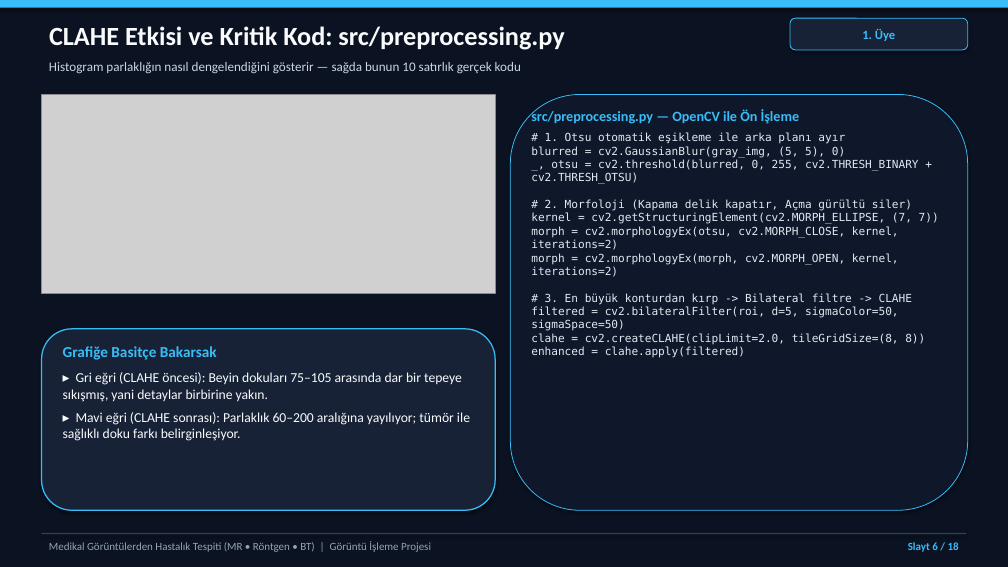
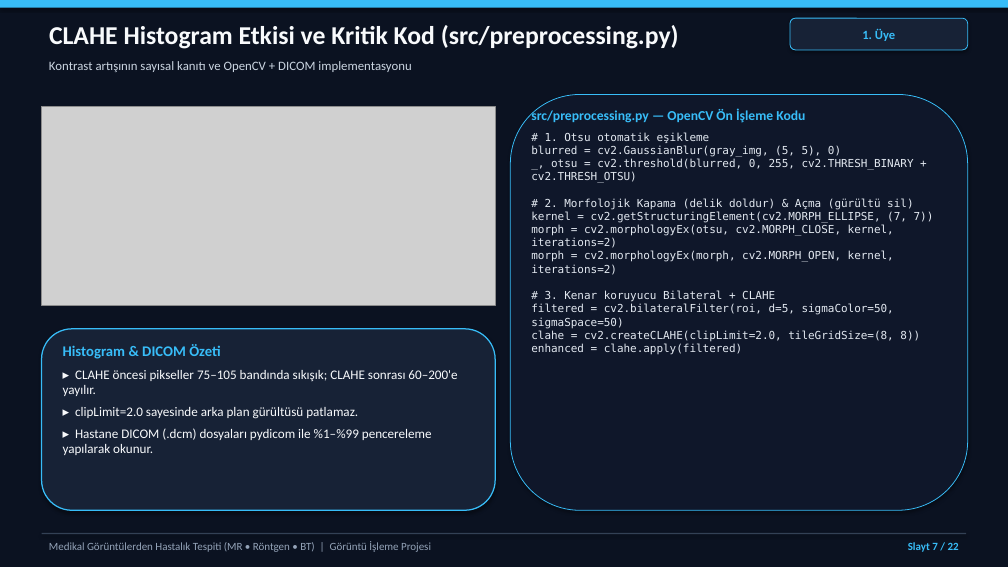
Before and after one commit to berkay01akin/medeical_disase_dedect, a slide deck: slide 7 of docs/Sunum_Medikal_Goruntu_Tespiti.pptx (slide 6 before the commit). Drawn at 1008x567 pixels with LibreOffice and Linux fonts; fonts in the diff are those of the drawing; grey boxes stand for pictures. Boxes give left, top, right and bottom in pixels: in the first picture for what was removed or moved away, otherwise in the second. Text is boxed around its words. In the diff, an @@ line names an element or a change of style, - is before the commit and + after.

```diff
--- a/docs/Sunum_Medikal_Goruntu_Tespiti.pptx
+++ b/docs/Sunum_Medikal_Goruntu_Tespiti.pptx
@@ text at bbox=[49, 25, 679, 49]: text changed; size 25 to 24.5 pt @@
-CLAHE Etkisi ve Kritik Kod: src/preprocessing.py
+CLAHE Histogram Etkisi ve Kritik Kod (src/preprocessing.py)
@@ text at bbox=[49, 61, 411, 72]: text changed; size 12.5 to 12.2 pt @@
-Histogram parlaklığın nasıl dengelendiğini gösterir — sağda bunun 10 satırlık gerçek kodu
+Kontrast artışının sayısal kanıtı ve OpenCV + DICOM implementasyonu
@@ picture: place and size @@
-picture at bbox=[42, 95, 495, 293]
+picture at bbox=[42, 107, 495, 306]
@@ text at bbox=[531, 109, 934, 355]: text changed; size 10.6 to 10.5 pt @@
-src/preprocessing.py — OpenCV ile Ön İşleme
-# 1. Otsu otomatik eşikleme ile arka planı ayır
-blurred = cv2.GaussianBlur(gray_img, (5, 5), 0)
-_, otsu = cv2.threshold(blurred, 0, 255, cv2.THRESH_BINARY + cv2.THRESH_OTSU)
-# 2. Morfoloji (Kapama delik kapatır, Açma gürültü siler)
-kernel = cv2.getStructuringElement(cv2.MORPH_ELLIPSE, (7, 7))
-morph = cv2.morphologyEx(otsu, cv2.MORPH_CLOSE, kernel, iterations=2)
-morph = cv2.morphologyEx(morph, cv2.MORPH_OPEN, kernel, iterations=2)
-# 3. En büyük konturdan kırp -> Bilateral filtre -> CLAHE
-filtered = cv2.bilateralFilter(roi, d=5, sigmaColor=50, sigmaSpace=50)
-clahe = cv2.createCLAHE(clipLimit=2.0, tileGridSize=(8, 8))
-enhanced = clahe.apply(filtered)
+src/preprocessing.py — OpenCV Ön İşleme Kodu
+# 1. Otsu otomatik eşikleme
+blurred = cv2.GaussianBlur(gray_img, (5, 5), 0)
+_, otsu = cv2.threshold(blurred, 0, 255, cv2.THRESH_BINARY + cv2.THRESH_OTSU)
+# 2. Morfolojik Kapama (delik doldur) & Açma (gürültü sil)
+kernel = cv2.getStructuringElement(cv2.MORPH_ELLIPSE, (7, 7))
+morph = cv2.morphologyEx(otsu, cv2.MORPH_CLOSE, kernel, iterations=2)
+morph = cv2.morphologyEx(morph, cv2.MORPH_OPEN, kernel, iterations=2)
+# 3. Kenar koruyucu Bilateral + CLAHE
+filtered = cv2.bilateralFilter(roi, d=5, sigmaColor=50, sigmaSpace=50)
+clahe = cv2.createCLAHE(clipLimit=2.0, tileGridSize=(8, 8))
+enhanced = clahe.apply(filtered)
@@ text at bbox=[63, 344, 457, 455]: text changed; size 13 to 12.5 pt @@
-Grafiğe Basitçe Bakarsak
-▸ Gri eğri (CLAHE öncesi): Beyin dokuları 75–105 arasında dar bir tepeye sıkışmış, yani detaylar birbirine yakın.
-▸ Mavi eğri (CLAHE sonrası): Parlaklık 60–200 aralığına yayılıyor; tümör ile sağlıklı doku farkı belirginleşiyor.
+Histogram & DICOM Özeti
+▸ CLAHE öncesi pikseller 75–105 bandında sıkışık; CLAHE sonrası 60–200'e yayılır.
+▸ clipLimit=2.0 sayesinde arka plan gürültüsü patlamaz.
+▸ Hastane DICOM (.dcm) dosyaları pydicom ile %1–%99 pencereleme yapılarak okunur.
@@ text at bbox=[908, 542, 959, 552]: text changed @@
-Slayt 6 / 18
+Slayt 7 / 22
```
Also in this commit, not shown: 15 other slides changed, 6 slides added, 2 slides removed, 6 other files.
